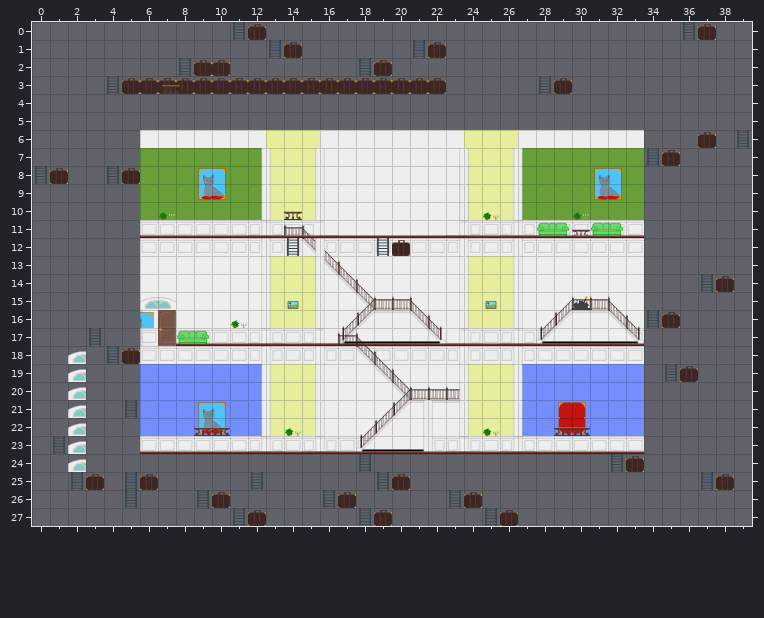
Tiled map, stored at levels/0_first_lever.tmx. Above: the version before the commit.
Cells are 64x64 px. Shown: x 0..39, y 0..27.
After:
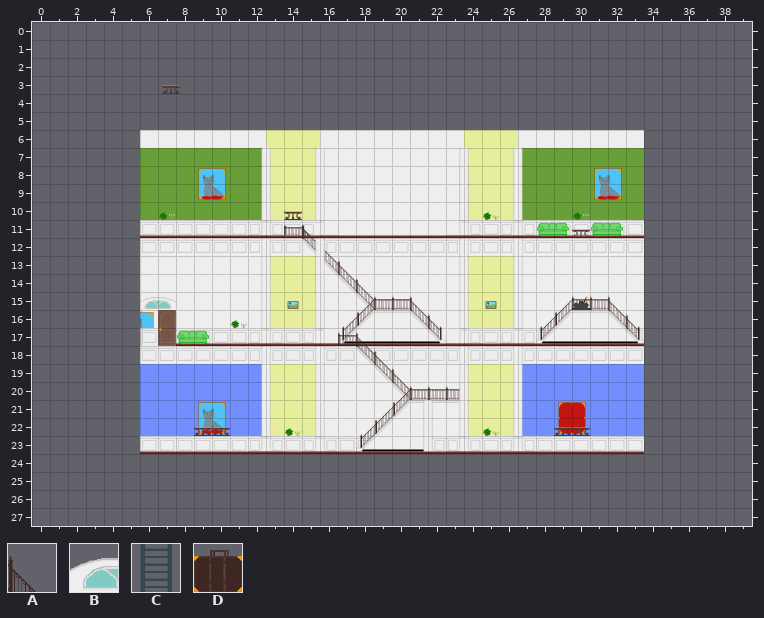
Key: from "testtiles": A 7, B 48, C 65, D 66.
_ is an empty cell.
What changed:
Layer "bg":
y 0: x 11..12 CD -> __; x 36..37 CD -> __
y 1: x 13..14 CD -> __; x 21..22 CD -> __
y 2: x 8..10 CDD -> ___; x 18..19 CD -> __
y 3: x 4..22 CDDDDDDDDDDDDDDDDDD -> ___________________; x 28..29 CD -> __
y 6: x 37 D -> _; x 39 C -> _
y 7: x 34..35 CD -> __
y 8: x 0..1 CD -> __; x 4..5 CD -> __
y 14: x 37..38 CD -> __
y 16: x 34..35 CD -> __
y 17: x 3 C -> _
y 18: x 2 B -> _; x 4..5 CD -> __
y 19: x 2 B -> _; x 35..36 CD -> __
y 20: x 2 B -> _
y 21: x 2 B -> _; x 5 C -> _
y 22: x 2 B -> _
y 23: x 1..2 CB -> __
y 24: x 2 B -> _; x 18 C -> _; x 32..33 CD -> __
y 25: x 2..3 CD -> __; x 5..6 CD -> __; x 12 C -> _; x 19..20 CD -> __; x 37..38 CD -> __
y 26: x 5 C -> _; x 9..10 CD -> __; x 16..17 CD -> __; x 23..24 CD -> __
y 27: x 11..12 CD -> __; x 18..19 CD -> __; x 25..26 CD -> __
Layer "Layer 3":
y 12: x 14 C -> _; x 19..20 CD -> __
Layer "Layer 4":
y 11: x 15 _ -> A
